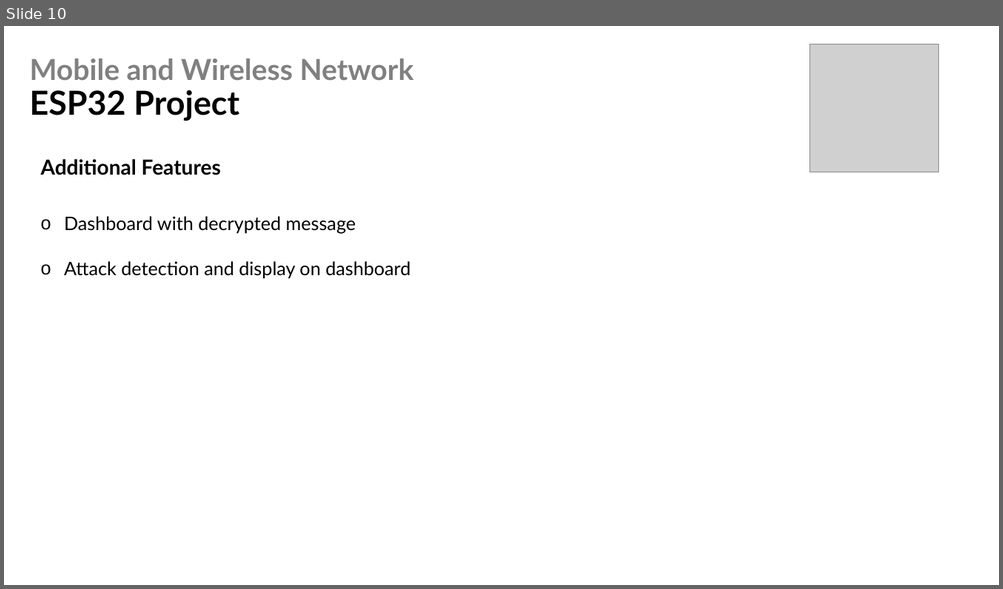
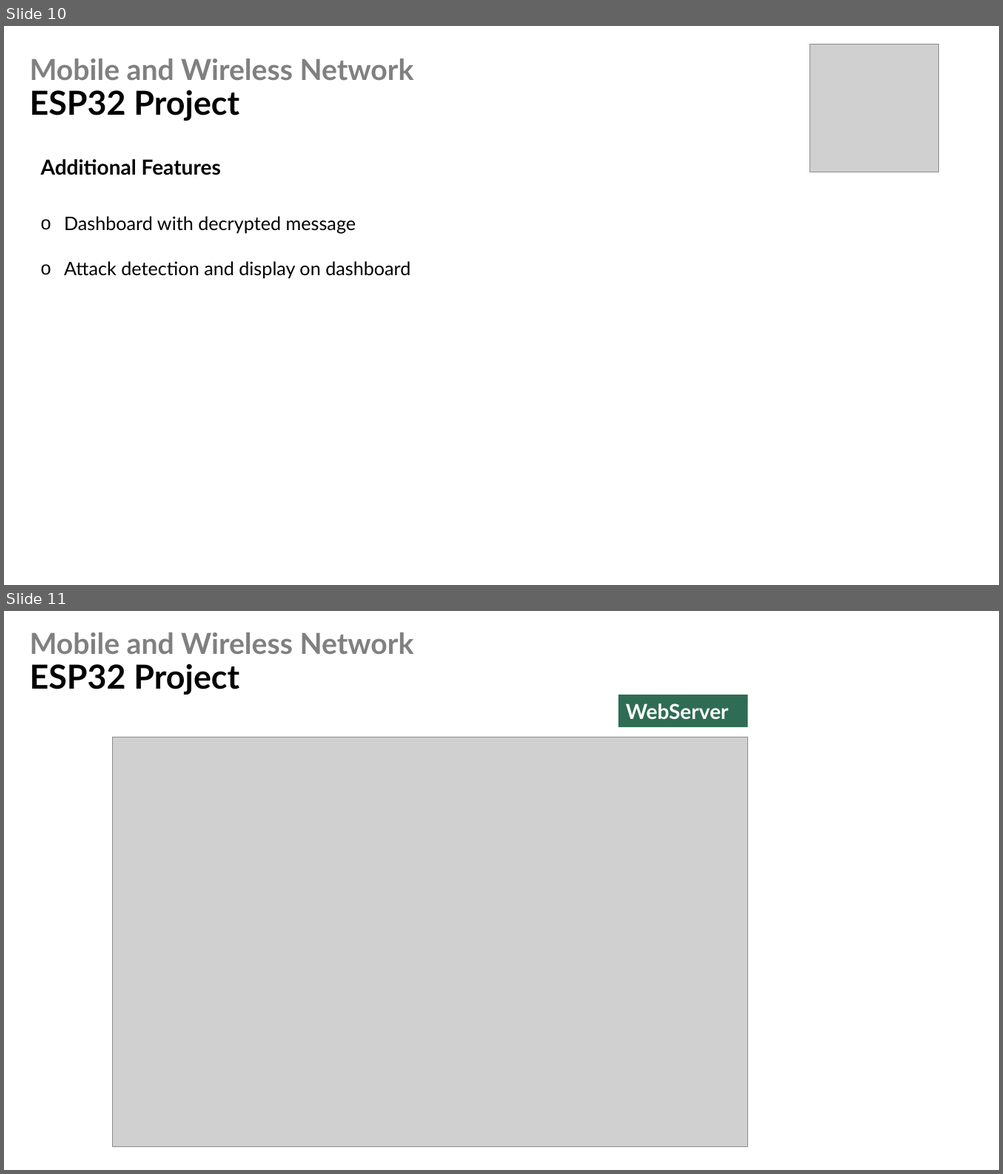
Before and after one commit to CedricS789/ELEC-H423---IoT-Project, a slide deck: Security/Security_Diagram.pptx. Shown one above the other, each under a label of ours: slide 10 before the commit, slides 10 and 11 after it. The pictures are 1003x589 and 1003x1174 pixels, drawn with LibreOffice and Linux fonts; fonts in the diff are those of the drawing; grey boxes stand for pictures. Boxes give left, top, right and bottom in pixels: in the first picture for what was removed or moved away, otherwise in the second. Text is boxed around its words. In the diff, an @@ line names an element or a change of style, - is before the commit and + after.

```diff
--- a/Security/Security_Diagram.pptx
+++ b/Security/Security_Diagram.pptx
@@ slide 11 added at (4, 611, 999, 1170), background #FFFFFF @@
@@ text added at (30, 632, 414, 695), 28 pt, text #808080, bold @@
+Mobile and Wireless Network
+ESP32 Project
@@ rectangle added at (618, 695, 747, 727), fill #2E6C56, 20 pt, text #FFFFFF, bold @@
+WebServer
@@ picture added at (113, 737, 748, 1147) @@
```
Also in this commit, not shown: 1 slide changed.
